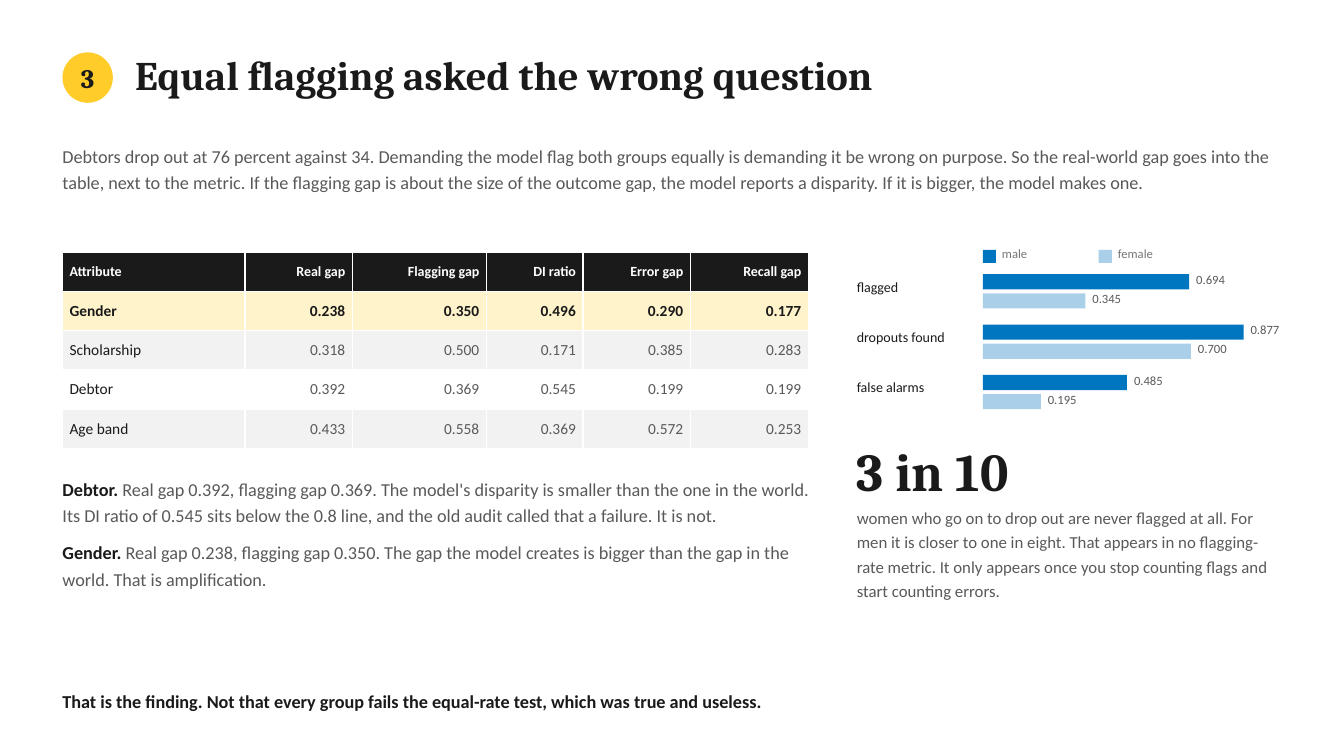
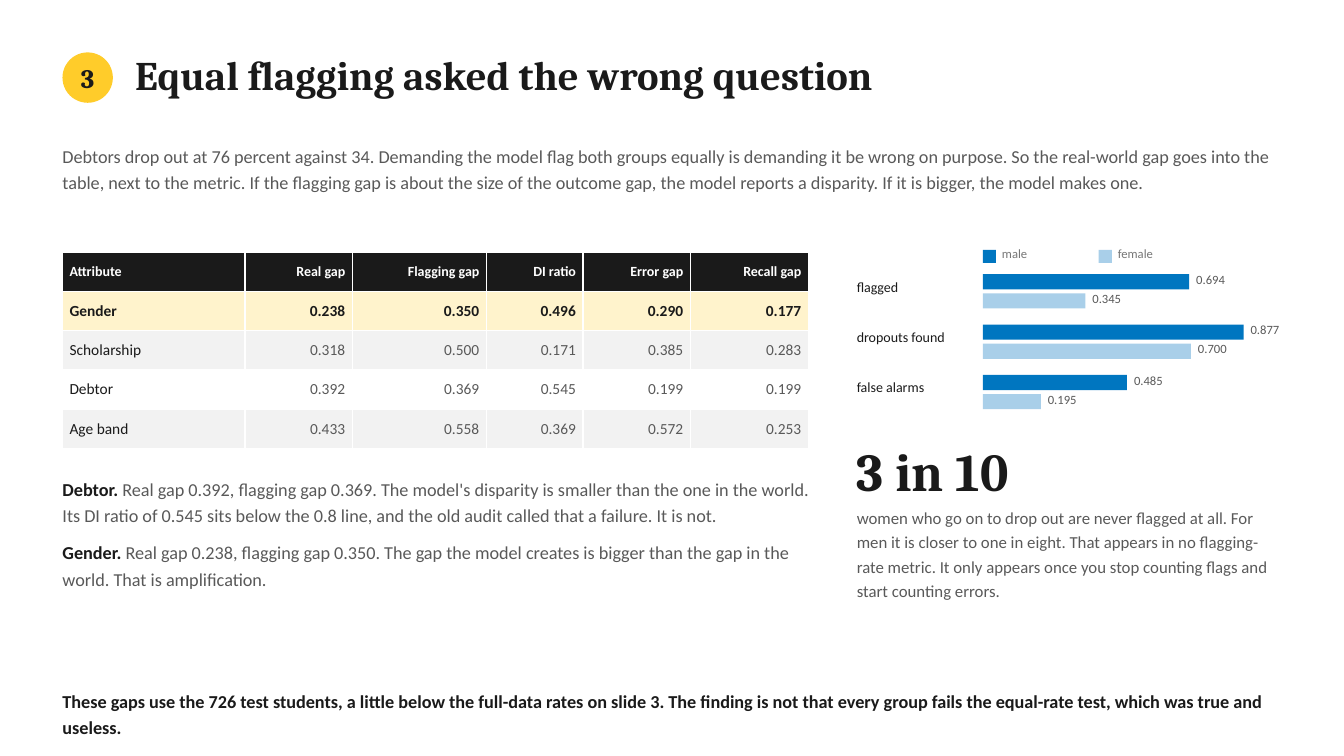
Before and after one commit to jeryldev/pgdaiml-capstone, a slide deck: slide 10 of presentations/technical.pptx. Drawn at 1344x756 pixels with LibreOffice and Linux fonts; fonts in the diff are those of the drawing. Boxes give left, top, right and bottom in pixels: in the first picture for what was removed or moved away, otherwise in the second. Text is boxed around its words. In the diff, an @@ line names an element or a change of style, - is before the commit and + after.

Commit message:
fix: reconcile shipped model across artifacts and close review gaps

```diff
--- a/presentations/technical.pptx
+++ b/presentations/technical.pptx
@@ text at bbox=[62, 695, 1261, 734]: text changed @@
-That is the finding. Not that every group fails the equal-rate test, which was true and useless.
+These gaps use the 726 test students, a little below the full-data rates on slide 3. The finding is not that every group fails the equal-rate test, which was true and useless.
```
Also in this commit, not shown: 4 other slides changed, 10 other files.
